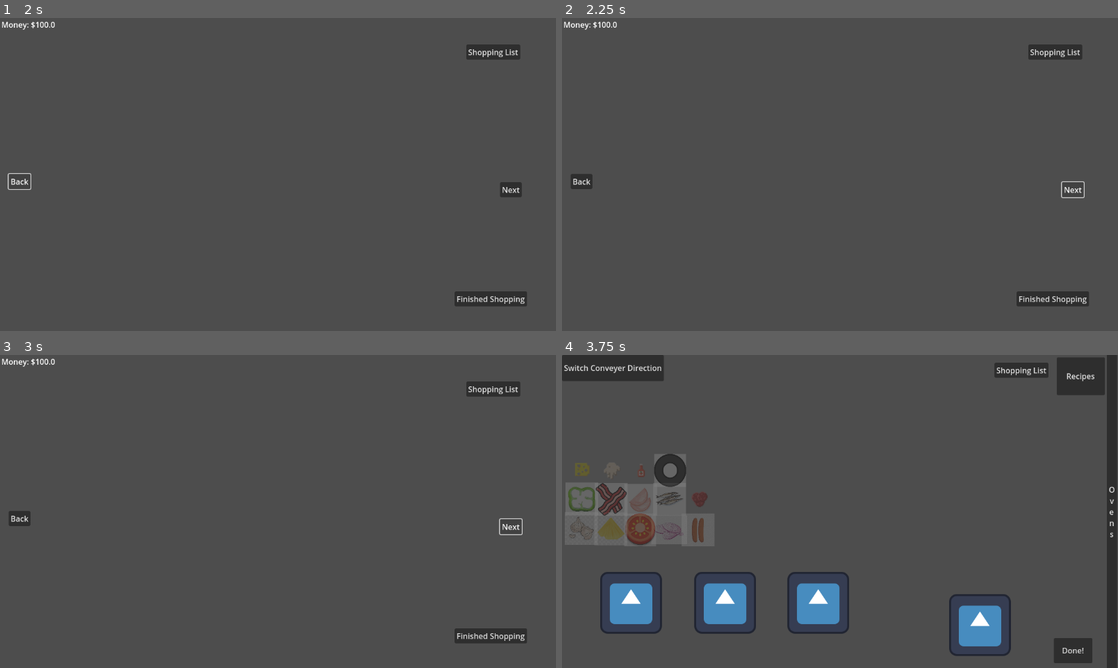
Above: before the commit, frames 1-4 (two rows, left to right).
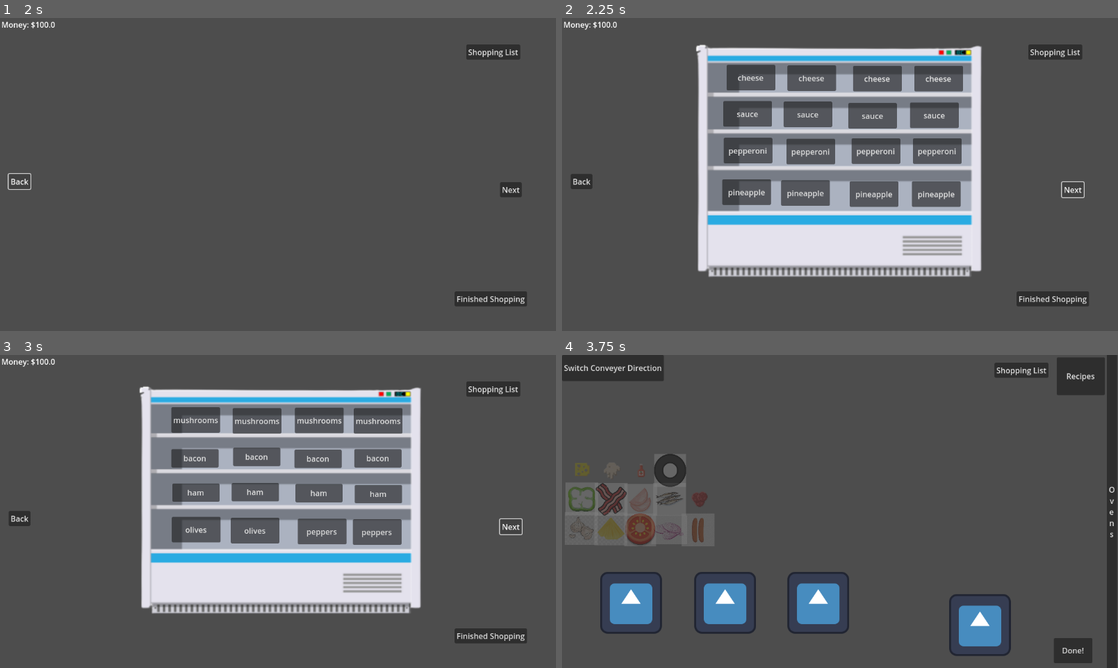
Above: after the commit, the same moments.

Repository: Leone2004/LandLockedLigersGame
Game: Godot game, scene res://Scenes/mainmenu.tscn
Same seed, same stepped clock (60 frames per second), same inputs: the game is played once before the commit and once after it. The engine's default icon, where the game draws it, is replaced by a stand-in: a white triangle on a blue panel in a dark square.
Inputs (mouse positions are in pixels of both pictures, inside the frame that each line leads up to):
- Up to frame 1 (2 s): click (283, 121) at 0.5 s; click "Back" at 1.25 s
- Up to frame 2 (2.25 s): click "Next" at 2 s
- Up to frame 3 (3 s): click "Next" at 2.75 s
- Up to frame 4 (3.75 s): click "Finished Shopping" at 3.5 s

Frame 1 is identical in both runs. In frame 2, 27% of the frame differs, in the area x 24-76%, y 8-83%; in frame 3, 27%, in the area x 25-76%, y 10-83%; in frame 4, nothing differs.

Commit message:
Added looping in the aisles

Diff:
--- a/cookingupsuccessgame/Scripts/ShoppingStoreButtons.gd
+++ b/cookingupsuccessgame/Scripts/ShoppingStoreButtons.gd
@@ -41,17 +41,16 @@
 func _on_back_pressed() -> void:
 	var screen_width: float = get_viewport().get_visible_rect().size.x
 	print("back button was pressed")
-
-	if aisle_index >= 0 && aisle_index <= 2:
-		aisle_index -= 1
-		camera.position.x = aisle_index * screen_width
+	aisle_index -= 1
+	aisle_index = aisle_index % 3
+	camera.position.x = aisle_index * screen_width
 
 func _on_next_pressed() -> void:
 	var screen_width: float = get_viewport().get_visible_rect().size.x
 	print("next button was pressed")
-	if aisle_index >= 0 && aisle_index <= 2:
-		aisle_index += 1  # increase aisle
-		camera.position.x = aisle_index * screen_width
+	aisle_index += 1  # increase aisle
+	aisle_index = aisle_index % 3
+	camera.position.x = aisle_index * screen_width
 
 func _on_finished_pressed() -> void:
 	get_tree().change_scene_to_file("res://Scenes/cooking.tscn")
Not shown, changed: cookingupsuccessgame/Music/sounds/8-bit-video-game-points-version-1-145826.mp3.import
Not shown, changed: cookingupsuccessgame/Music/sounds/achievement-video-game-type-1-230515.mp3.import
Not shown, changed: cookingupsuccessgame/Music/sounds/fantasy-game-sword-cut-sound-effect-get-more-on-my-patreon-339824.mp3.import
Not shown, changed: cookingupsuccessgame/Music/sounds/game-start-6104.mp3.import
Not shown, changed: cookingupsuccessgame/Music/sounds/microwave-oven-63538.mp3.import
Not shown, changed: cookingupsuccessgame/Music/sounds/overn-timer-ding-78204.mp3.import
Not shown, changed: cookingupsuccessgame/Music/sounds/video-game-bonus-323603.mp3.import
